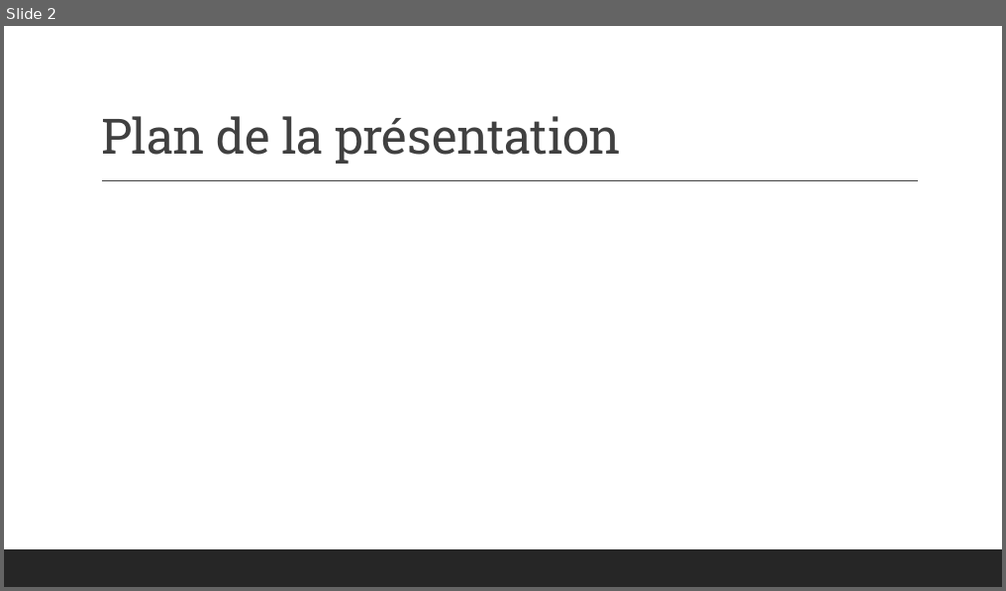
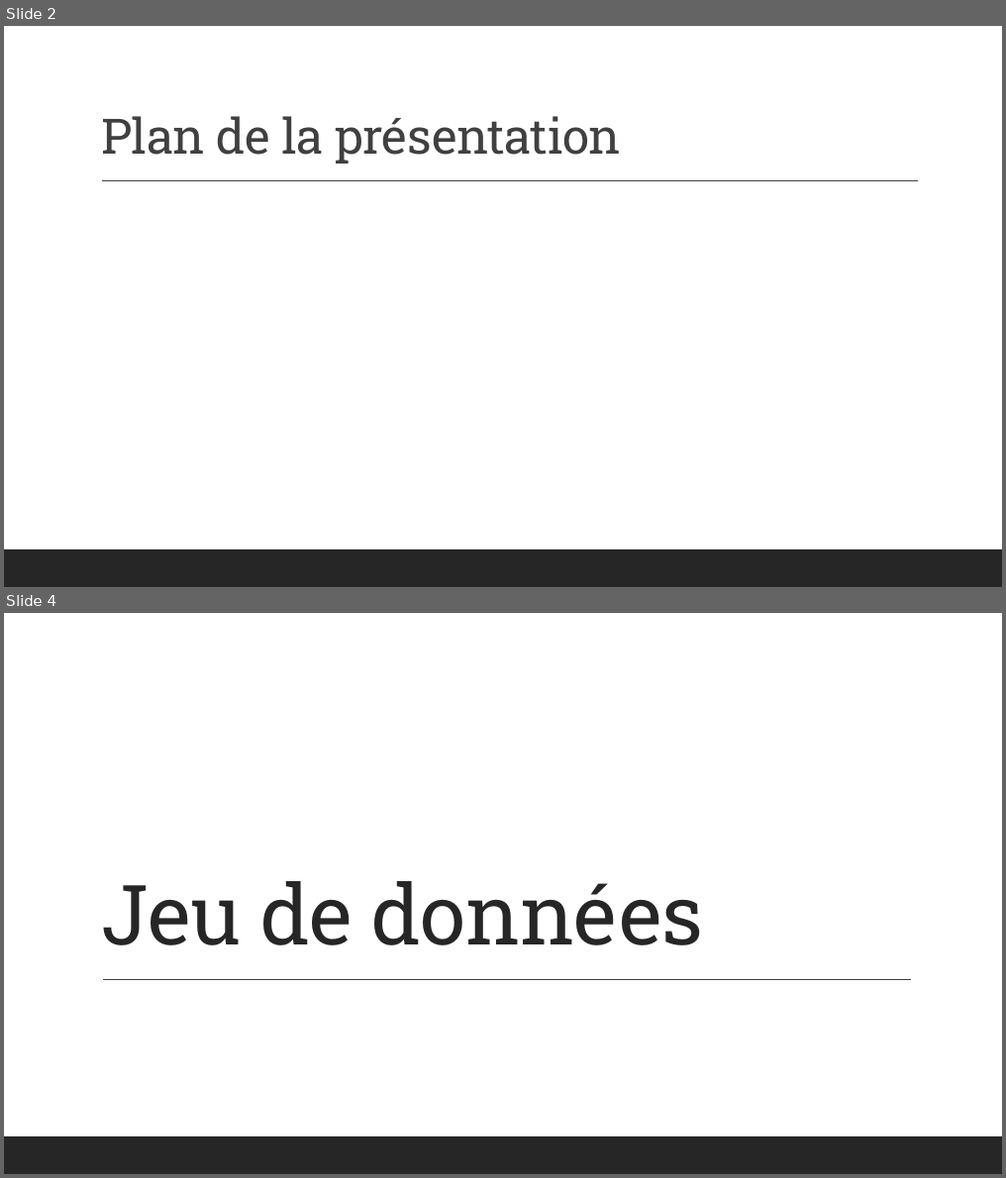
Before and after one commit to Dan-UL/PasDePlaziat, a slide deck: Final/Presentation_Equipe9.pptx. Shown one above the other, each under a label of ours: slide 2 before the commit, slides 2 and 4 after it; the slides between them are not shown. The pictures are 1006x591 and 1006x1178 pixels, drawn with LibreOffice and Linux fonts; fonts in the diff are those of the drawing. Boxes give left, top, right and bottom in pixels: in the first picture for what was removed or moved away, otherwise in the second. Text is boxed around its words. In the diff, an @@ line names an element or a change of style, - is before the commit and + after.

```diff
--- a/Final/Presentation_Equipe9.pptx
+++ b/Final/Presentation_Equipe9.pptx
@@ slide 4 added at (x1=4, y1=613, x2=1002, y2=1174), background #FFFFFF; not listed: 1 template element that a slide beside it also shows @@
@@ title added at (x1=101, y1=881, x2=704, y2=946), 80 pt, text #262626 @@
+Jeu de données
@@ line added from (103, 980) to (912, 980), #404040 1 pt @@
```
Also in this commit, not shown: 17 other slides added, 2 slides removed.
